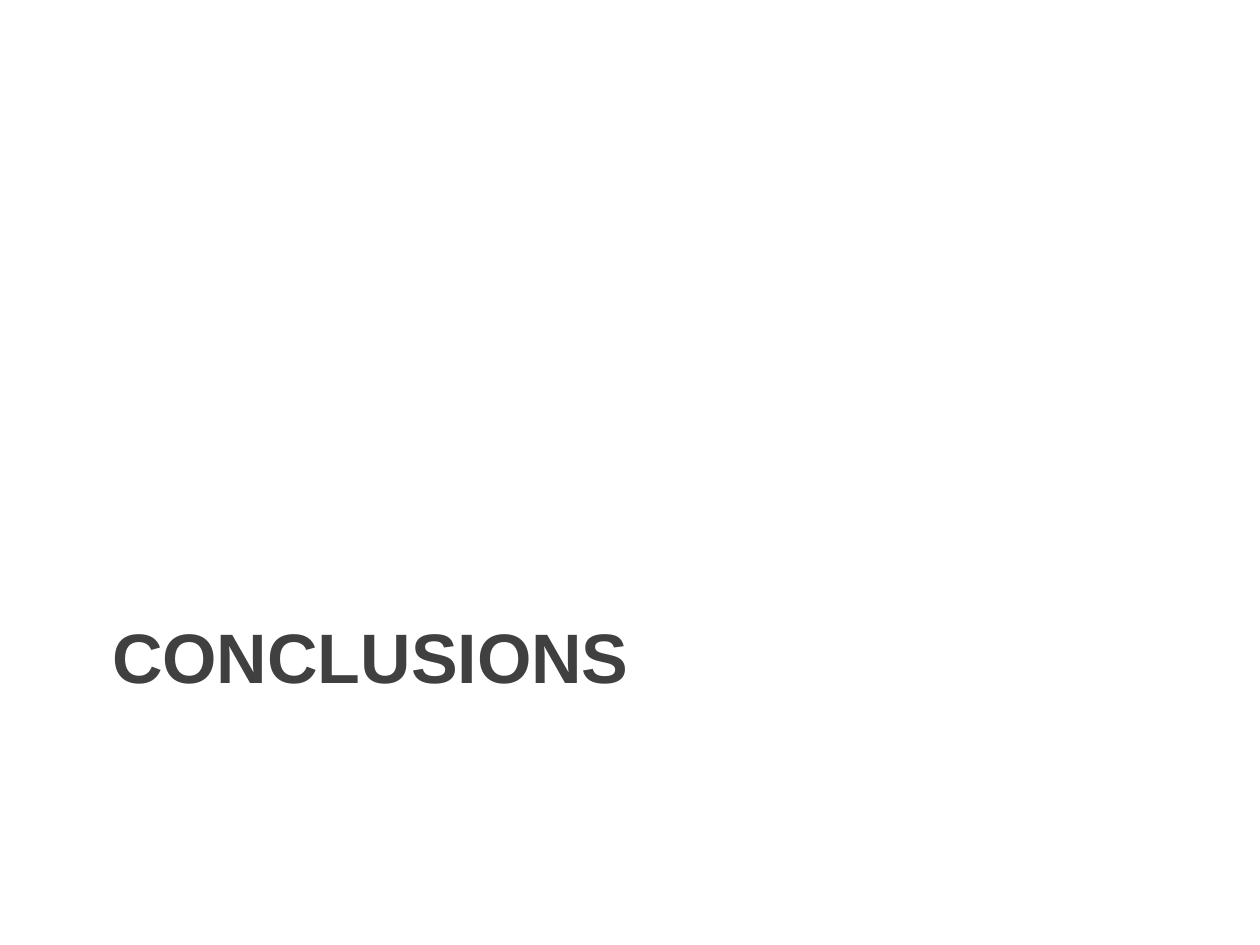
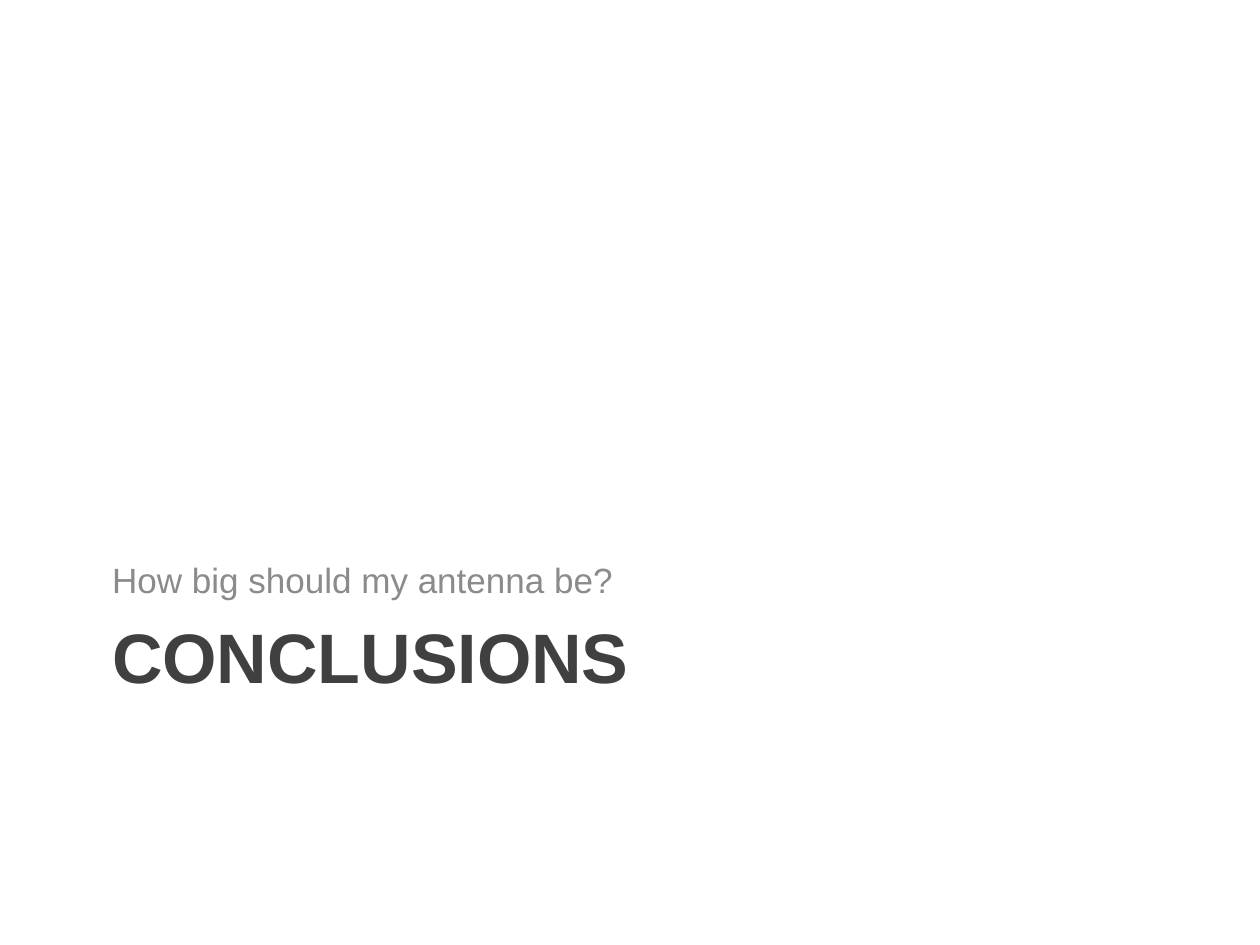
Before and after one commit to cullenself/ExtendedGNSS, a slide deck: slide 20 of Report/Extended GNSS.pptx. Drawn at 1260x945 pixels with LibreOffice and Linux fonts; fonts in the diff are those of the drawing; background and template pictures are left out. Boxes give left, top, right and bottom in pixels: in the first picture for what was removed or moved away, otherwise in the second. Text is boxed around its words. In the diff, an @@ line names an element or a change of style, - is before the commit and + after.

```diff
--- a/Report/Extended GNSS.pptx
+++ b/Report/Extended GNSS.pptx
@@ text added at [112, 567, 612, 600], 20 pt, text #8C8C8C @@
+How big should my antenna be?
```
Also in this commit, not shown: 3 other slides changed, 3 other files.
